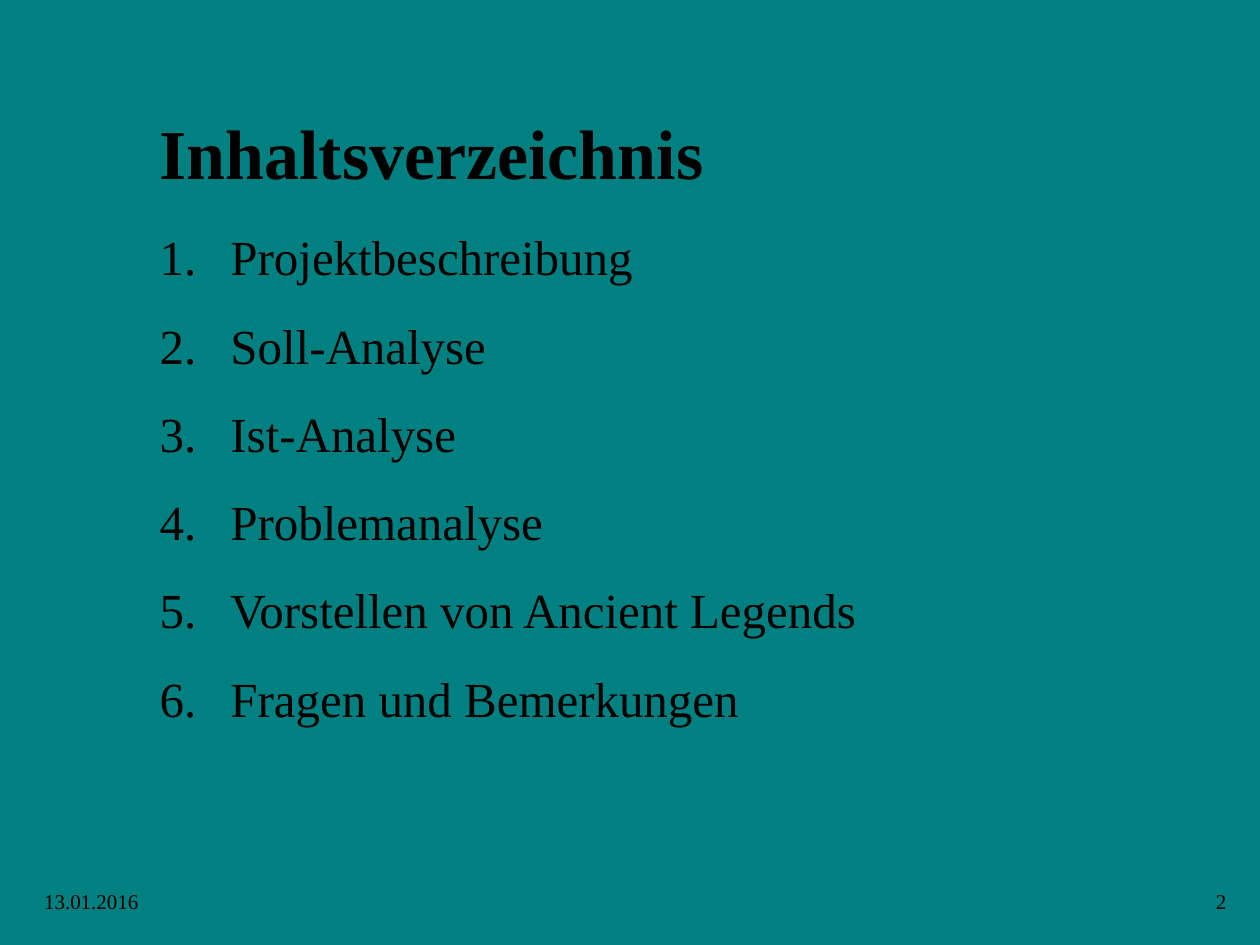
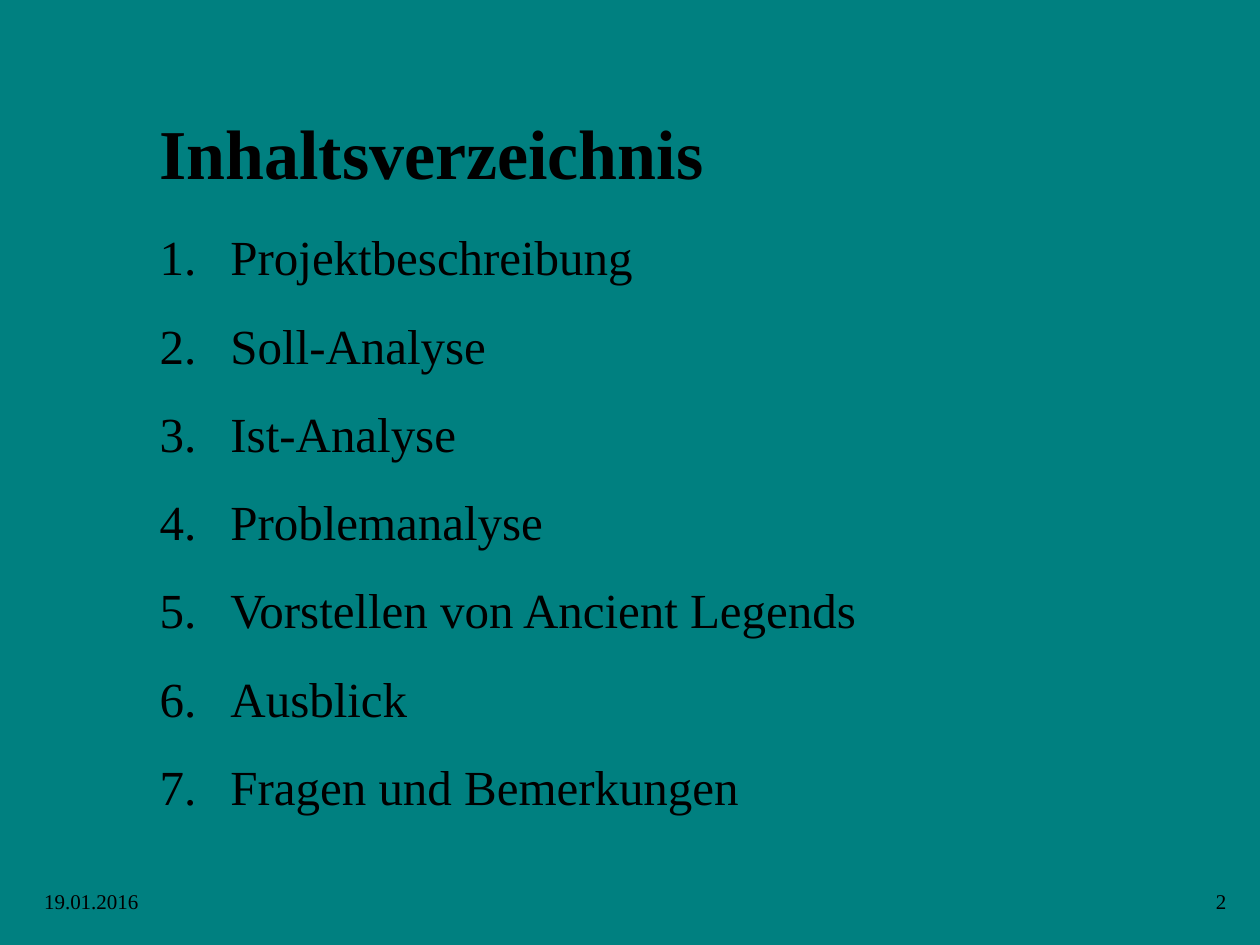
Before and after one commit to DominikRidder/RTSProjekt, a slide deck: slide 2 of docs/Präsentation/2D RTS-Spiel (Ancient Legends).pptx. Drawn at 1260x945 pixels with LibreOffice and Linux fonts; fonts in the diff are those of the drawing; background and template pictures are left out. Boxes give left, top, right and bottom in pixels: in the first picture for what was removed or moved away, otherwise in the second. Text is boxed around its words. In the diff, an @@ line names an element or a change of style, - is before the commit and + after.

Commit message:
Praesentation Folie "Ausblick" hinzugefügt!

```diff
--- a/docs/Präsentation/2D RTS-Spiel (Ancient Legends).pptx
+++ b/docs/Präsentation/2D RTS-Spiel (Ancient Legends).pptx
@@ text at box(230, 683, 407, 718): paragraph added @@
+6. Ausblick
@@ text at box(44, 895, 138, 909): text changed @@
-13.01.2016
+19.01.2016
```
Also in this commit, not shown: 10 other slides changed, 1 slide added.
